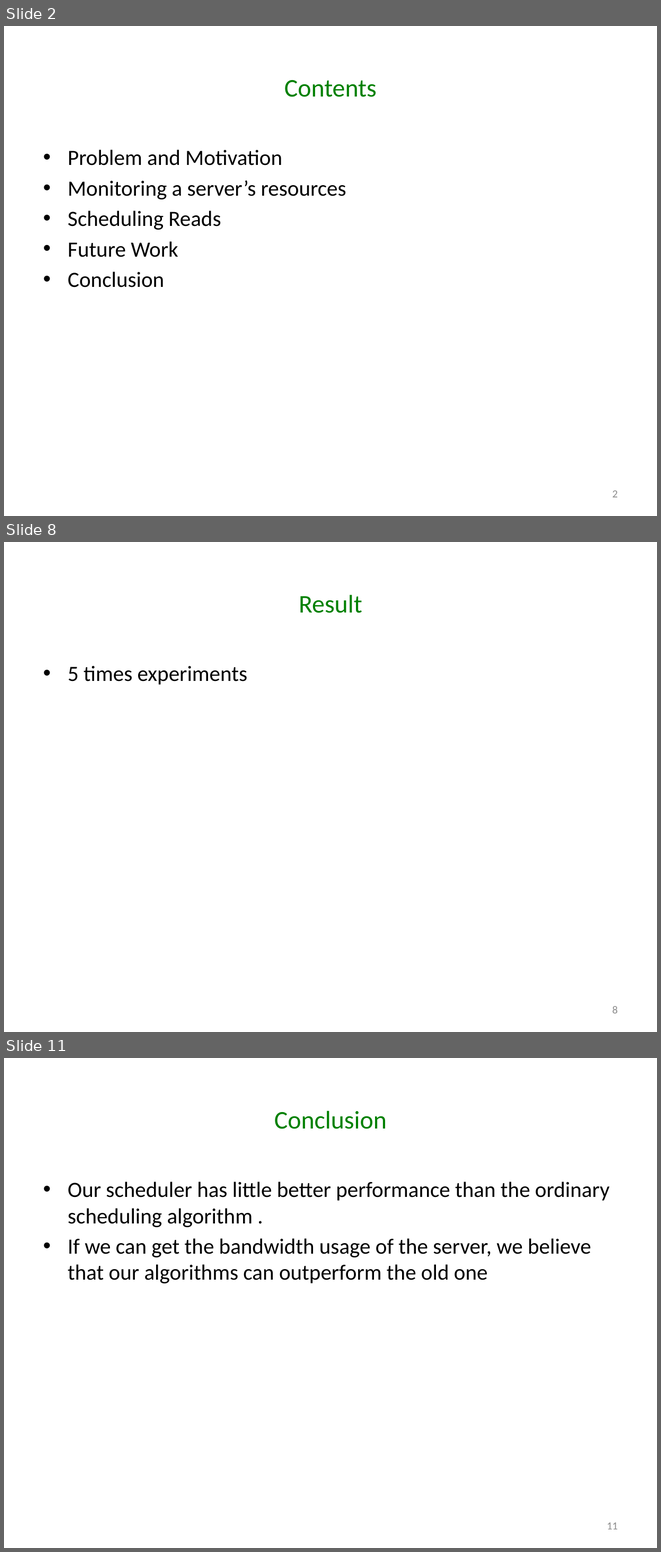
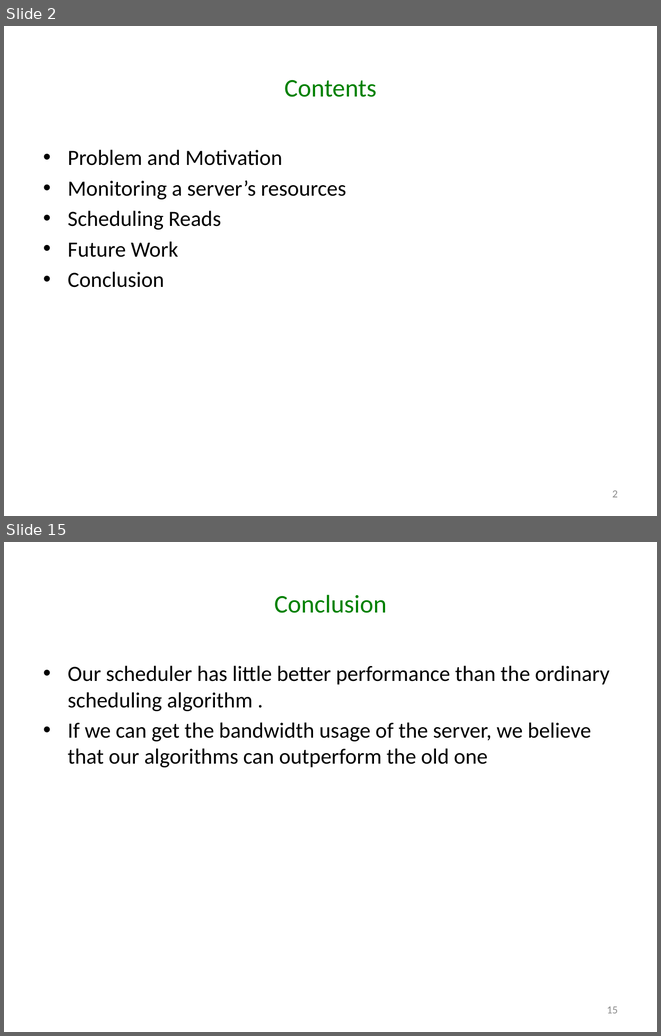
Before and after one commit to godares79/CS848-Project, a slide deck: PresentationSlides/Presentation.pptx. Shown one above the other, each under a label of ours: slides 2, 8 and 11 before the commit, slides 2 and 15 after it; the slides between them are not shown. The pictures are 661x1552 and 661x1036 pixels, drawn with LibreOffice and Linux fonts; fonts in the diff are those of the drawing. Boxes give left, top, right and bottom in pixels: in the first picture for what was removed or moved away, otherwise in the second. Text is boxed around its words. In the diff, an @@ line names an element or a change of style, - is before the commit and + after.

```diff
--- a/PresentationSlides/Presentation.pptx
+++ b/PresentationSlides/Presentation.pptx
@@ slide 8 removed at [4,542,657,1032], background #FFFFFF @@
@@ title removed at [299,594,362,613] @@
-Result
@@ text removed at [68,665,247,685] @@
-• 5 times experiments
@@ page number removed at [612,1006,618,1013] @@
-8
@@ what was slide 11 is now slide 15 @@
@@ page number at [607,1006,618,1013]: text changed @@
-11
+15
```
Also in this commit, not shown: 8 slides changed, 6 slides added, 1 other slide removed, 1 other file.
